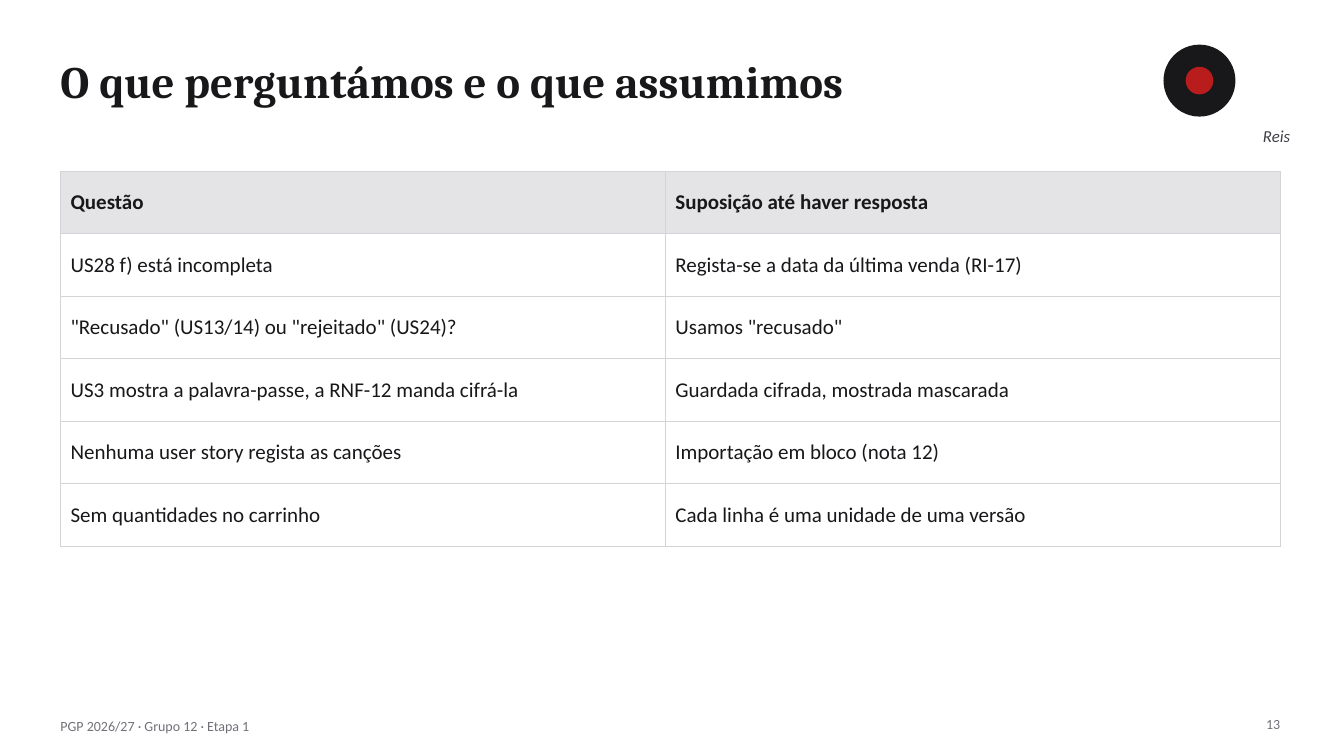
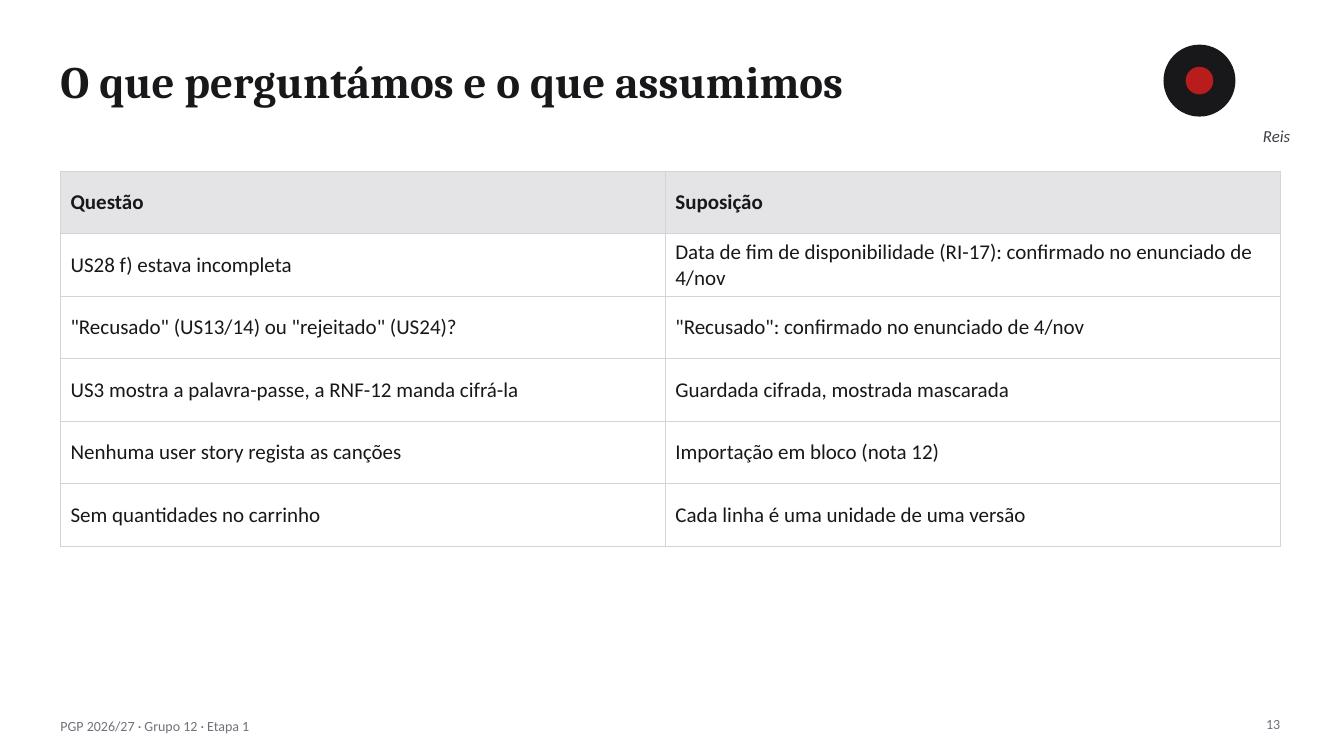
Before and after one commit to malat0o/PGP, a slide deck: slide 13 of etapa1/relatorio/PGP-2627-G12-E1-apresentacao.pptx. Drawn at 1344x756 pixels with LibreOffice and Linux fonts; fonts in the diff are those of the drawing. Boxes give left, top, right and bottom in pixels: in the first picture for what was removed or moved away, otherwise in the second. Text is boxed around its words. In the diff, an @@ line names an element or a change of style, - is before the commit and + after.

Commit message:
Enunciado de 4/nov: US24 e US28 f) corrigidas confirmam as suposições Q1 e Q2

```diff
--- a/etapa1/relatorio/PGP-2627-G12-E1-apresentacao.pptx
+++ b/etapa1/relatorio/PGP-2627-G12-E1-apresentacao.pptx
@@ table at [60, 171, 1280, 530] @@
-row 1, column 2: Suposição até haver resposta
+row 1, column 2: Suposição
-row 2, column 1: US28 f) está incompleta
+row 2, column 1: US28 f) estava incompleta
-row 2, column 2: Regista-se a data da última venda (RI-17)
+row 2, column 2: Data de fim de disponibilidade (RI-17): confirmado no enunciado de 4/nov
@@ row 3, column 2: "Usamos "recusado"" to ""Recusado": confirmado no enunciado de 4/nov" @@
```
Also in this commit, not shown: 25 other files.
